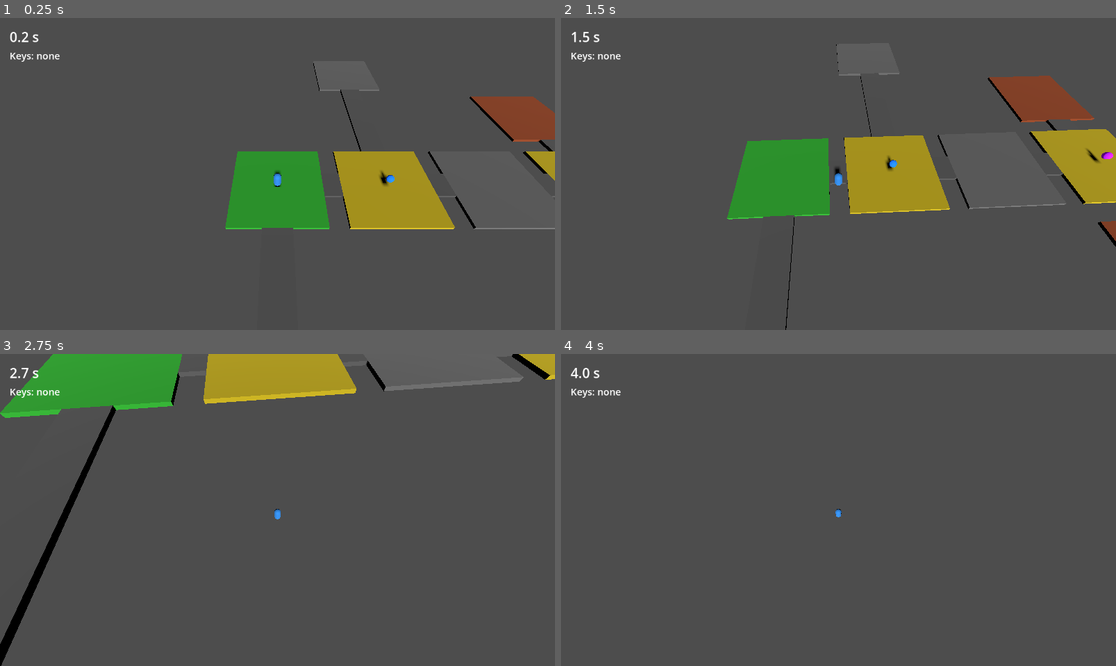
Above: before the commit, frames 1-4 (two rows, left to right).
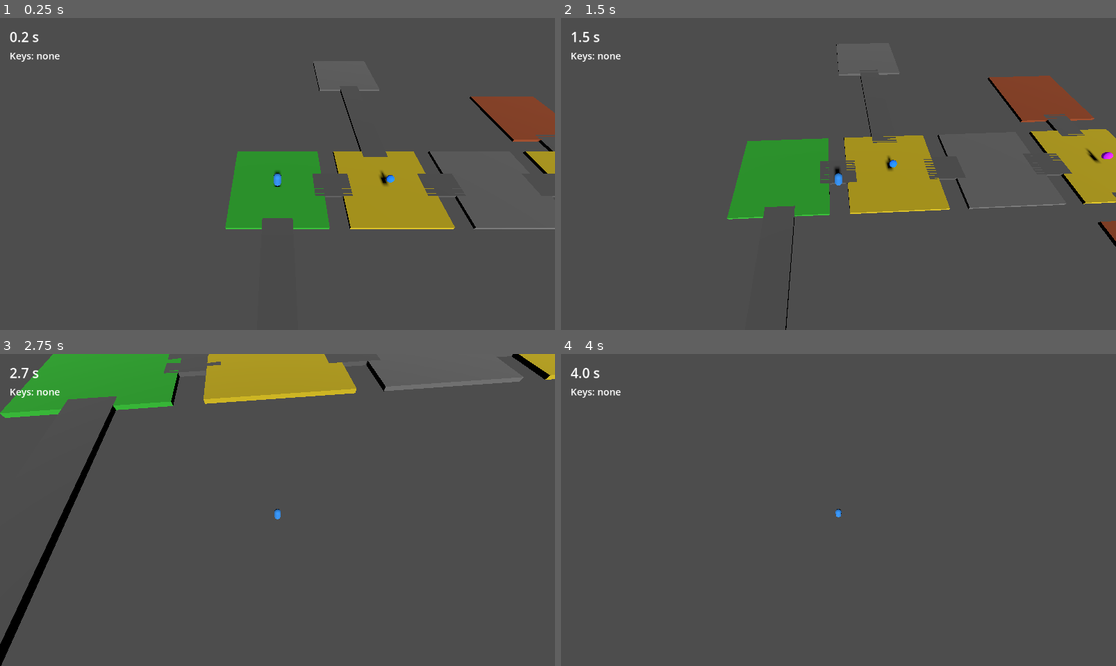
Above: after the commit, the same moments.

Repository: ADanielKoirala/spatialintel
Game: Godot game, scene res://game.tscn
The game is run twice, just before and just after one commit, with the same random seed, the same clock (stepped at 60 frames per second) and the same inputs. The project has no main scene, so this scene is started directly.
Inputs:
- Up to frame 1 (0.25 s): no input
- Up to frame 2 (1.5 s): hold Right (ui_right) 0.53-1.28 s; hold Down (ui_down) from 1.28 s (still down)
- Up to frame 3 (2.75 s): release Down (ui_down) at 2.03 s; hold Right (ui_right) from 2.03 s (still down)
- Up to frame 4 (4 s): release Right (ui_right) at 2.78 s; hold Up (ui_up) 2.78-3.53 s; tap Enter at 3.5 s; hold Left (ui_left) from 3.53 s (still down)

The runs differ from the first frame. In frame 1, 0.6% of the frame differs, in the area x 47-100%, y 37-68%; in frame 2, 0.7%, in the area x 36-100%, y 30-64%; in frame 3, 0.5%; in frame 4, nothing differs.

Commit message:
fix: extend corridors 1 unit into each room to eliminate collision seams
Player capsule was getting caught on the 90-degree corner where the
corridor side wall ended and the room floor began. Overlapping corridors
1 unit into each connecting room removes the seam at both ends.

Co-Authored-By: Claude Sonnet 4.6 <noreply@anthropic.com>

Diff:
--- a/spatialintel/demo/game/dungeon_builder_runtime.gd
+++ b/spatialintel/demo/game/dungeon_builder_runtime.gd
@@ -153,7 +153,8 @@
 	if distance < 1.0:
 		return null
 
-	var length := maxf(0.5, distance - FLOOR_SIZE.x)
+	# Extend 1 unit into each room so there is no collision seam at room edges.
+	var length := maxf(0.5, distance - FLOOR_SIZE.x + 2.0)
 
 	var body := StaticBody3D.new()
 	body.name     = "Corridor_%d_%d" % [id_a, id_b]
Not shown, changed: spatialintel/godot_plugin/addons/scene_sense/dungeon_builder.gd
